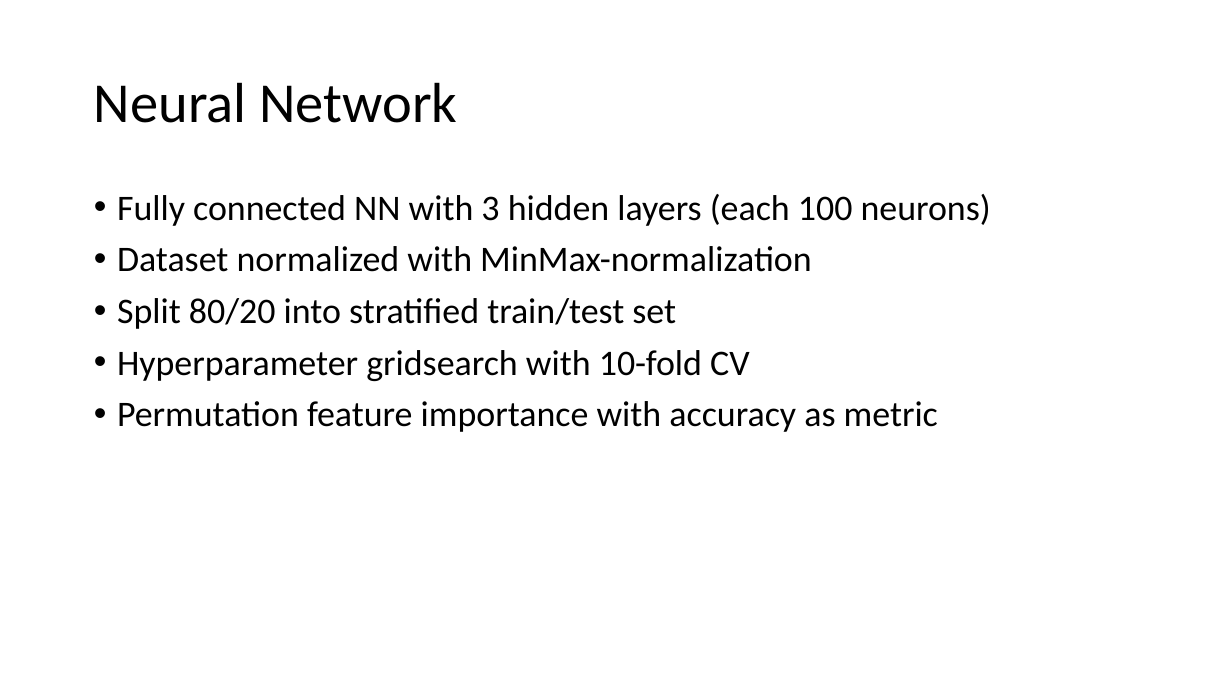
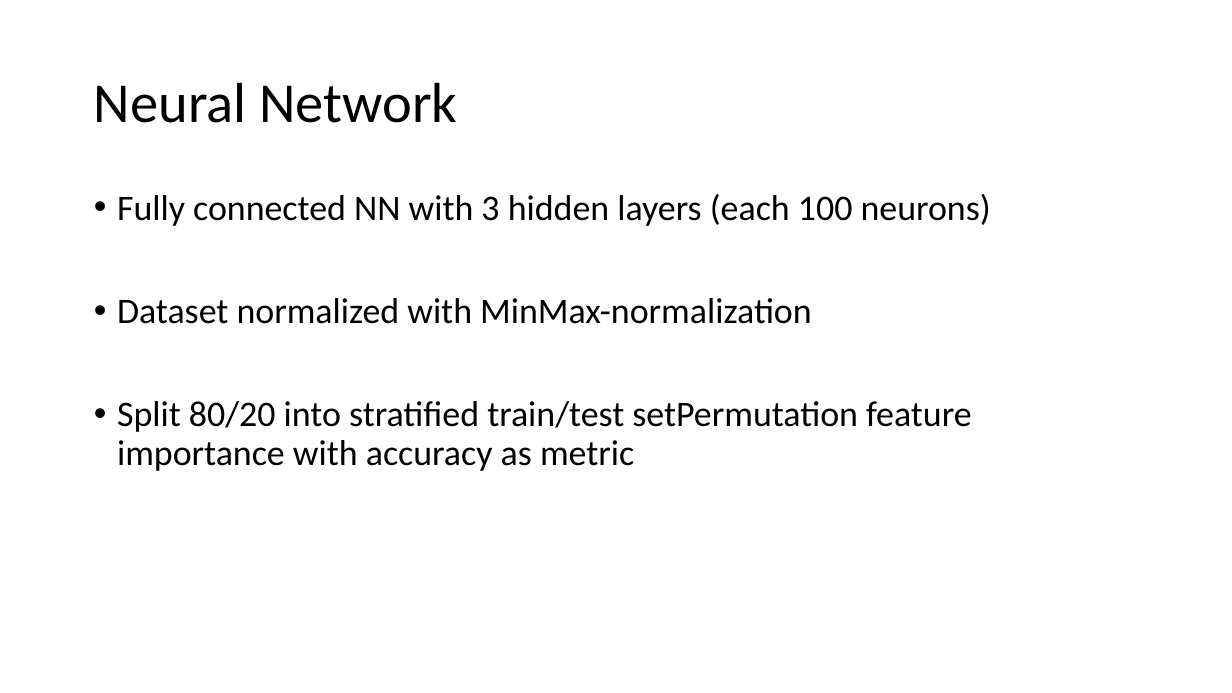
Before and after one commit to G-storz/ML_music_emotion, a slide deck: slide 12 of slides_phase2_team_oatmeal.pptx. Drawn at 1232x693 pixels with LibreOffice and Linux fonts; fonts in the diff are those of the drawing. Boxes give left, top, right and bottom in pixels: in the first picture for what was removed or moved away, otherwise in the second. Text is boxed around its words. In the diff, an @@ line names an element or a change of style, - is before the commit and + after.

```diff
--- a/slides_phase2_team_oatmeal.pptx
+++ b/slides_phase2_team_oatmeal.pptx
@@ text at (117, 401, 972, 471): text changed @@
-• Split 80/20 into stratified train/test set
-• Hyperparameter gridsearch with 10-fold CV
-• Permutation feature importance with accuracy as metric
+• Split 80/20 into stratified train/test setPermutation feature importance with accuracy as metric
```
Also in this commit, not shown: 7 other slides changed, 1 other file.
